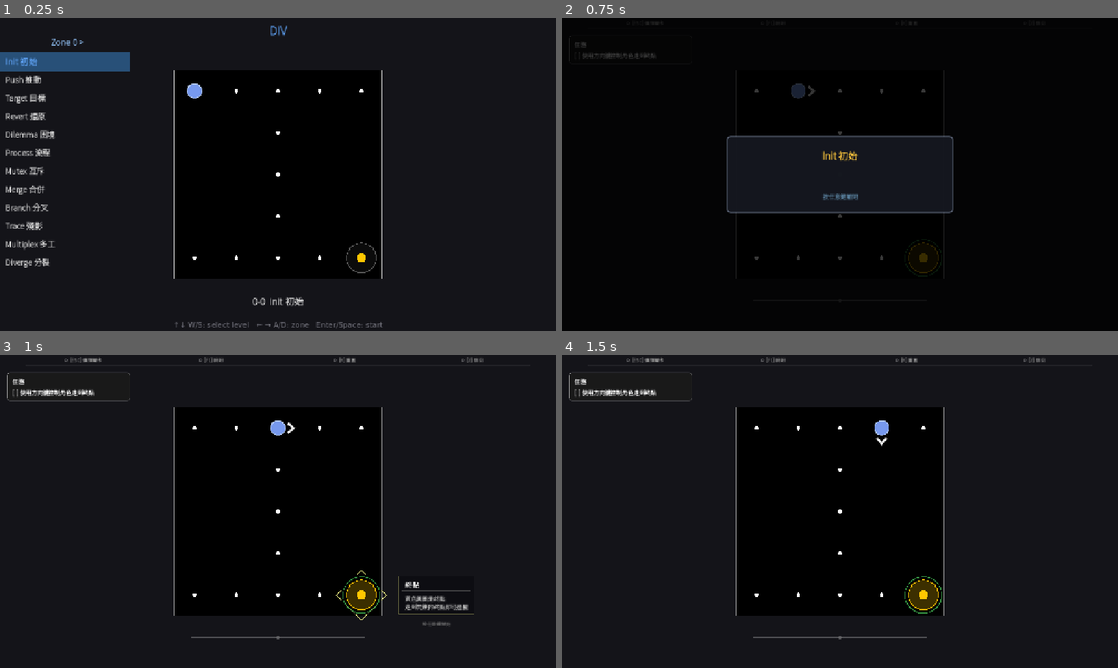
Above: before the commit, frames 1-4 (two rows, left to right).
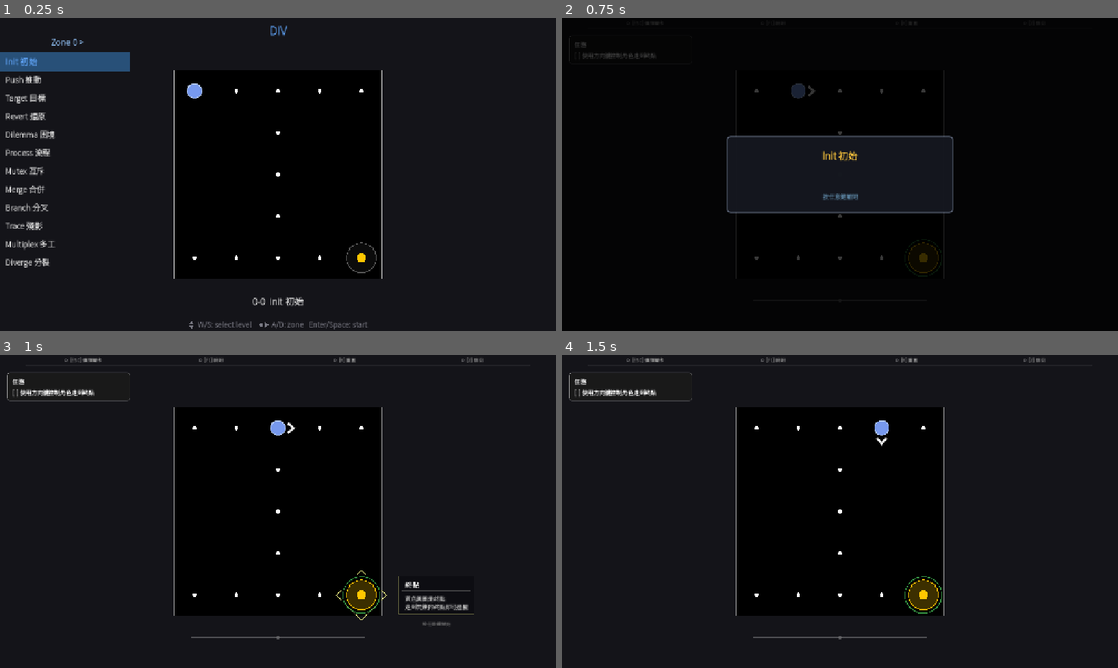
Above: after the commit, the same moments.

Repository: Periodev/DIV
Game: Godot game, scene res://scenes/main.tscn
The game is run twice, just before and just after one commit, with the same random seed, the same clock (stepped at 60 frames per second) and the same inputs.
Inputs:
- Up to frame 1 (0.25 s): no input
- Up to frame 2 (0.75 s): tap Enter at 0.5, 0.6 s; hold D from 0.53 s (still down)
- Up to frame 3 (1 s): keep holding D; tap Space at 0.77 s; tap Keypad Enter at 0.8 s
- Up to frame 4 (1.5 s): tap Space at 1.07 s; release D at 1.28 s; hold S from 1.28 s (still down); tap Keypad Enter at 1.35 s

The runs differ from the first frame. In frame 1, 0.3% of the frame differs, in the area x 31-69%, y 96-100%; in frame 2, nothing differs; in frame 3, nothing differs; in frame 4, nothing differs.

Commit message:
LevelSelect: draw arrow hints as triangles (draw_polygon) — works on web
Removes SystemFont dependency; replaces Unicode arrows with geometry
so rendering is consistent on all platforms including web export.

Co-Authored-By: Claude Sonnet 4.6 <noreply@anthropic.com>

Diff:
--- a/godot/scripts/LevelSelect.gd
+++ b/godot/scripts/LevelSelect.gd
@@ -35,7 +35,6 @@
 
 var current_zone: int = 0
 var current_index: int = 0
-var _sys_font: Font = null
 
 
 func _ready() -> void:
@@ -89,8 +88,7 @@
 	_draw_text_td("DIV", w * 0.5, TITLE_CY, TITLE_C, 27, HORIZONTAL_ALIGNMENT_CENTER, true)
 	_draw_panel()
 
-	var footer: String = "↑↓ W/S: select level   ← → A/D: zone   Enter/Space: start"
-	_draw_text_td(footer, w * 0.5, FOOTER_CY, MUTED_C, 17, HORIZONTAL_ALIGNMENT_CENTER, true, _get_sys_font())
+	_draw_footer(w * 0.5, FOOTER_CY)
 	_draw_preview_label()
 
 
@@ -154,12 +152,52 @@
 	)
 
 
-func _get_sys_font() -> Font:
-	if _sys_font == null:
-		var sf := SystemFont.new()
-		sf.font_names = PackedStringArray(["Segoe UI", "Arial", "Helvetica", "DejaVu Sans"])
-		_sys_font = sf
-	return _sys_font
+func _draw_footer(cx: float, cy: float) -> void:
+	var fs := 17
+	var font: Font = ThemeDB.fallback_font
+	if font == null:
+		return
+	var r := 4.5
+	var seg1 := "  W/S: select level    "
+	var seg2 := "  A/D: zone   Enter/Space: start"
+	var w1 := font.get_string_size(seg1, HORIZONTAL_ALIGNMENT_LEFT, -1.0, fs).x
+	var w2 := font.get_string_size(seg2, HORIZONTAL_ALIGNMENT_LEFT, -1.0, fs).x
+	var pair_vw := r * 2.8   # ↑↓ pair width
+	var pair_hw := r * 5.0   # ← → pair width
+	var total_w := pair_vw + w1 + pair_hw + w2
+	var x := cx - total_w * 0.5
+	var baseline := cy + fs * 0.35
+	# ↑↓
+	_draw_tri_v(x + r * 1.4, cy - r - 1.0, r, true, MUTED_C)
+	_draw_tri_v(x + r * 1.4, cy + r + 1.0, r, false, MUTED_C)
+	x += pair_vw
+	draw_string(font, Vector2(x, baseline), seg1, HORIZONTAL_ALIGNMENT_LEFT, -1.0, fs, MUTED_C)
+	x += w1
+	# ← →
+	_draw_tri_h(x + r * 1.4, cy, r, true, MUTED_C)
+	_draw_tri_h(x + r * 1.4 + r * 3.2, cy, r, false, MUTED_C)
+	x += pair_hw
+	draw_string(font, Vector2(x, baseline), seg2, HORIZONTAL_ALIGNMENT_LEFT, -1.0, fs, MUTED_C)
+
+
+func _draw_tri_v(px: float, py: float, r: float, up: bool, color: Color) -> void:
+	var s := r * 1.2
+	var pts: PackedVector2Array
+	if up:
+		pts = PackedVector2Array([Vector2(px, py - r), Vector2(px + s, py + r), Vector2(px - s, py + r)])
+	else:
+		pts = PackedVector2Array([Vector2(px, py + r), Vector2(px + s, py - r), Vector2(px - s, py - r)])
+	draw_polygon(pts, PackedColorArray([color, color, color]))
+
+
+func _draw_tri_h(px: float, py: float, r: float, left: bool, color: Color) -> void:
+	var s := r * 1.2
+	var pts: PackedVector2Array
+	if left:
+		pts = PackedVector2Array([Vector2(px - r, py), Vector2(px + r, py - s), Vector2(px + r, py + s)])
+	else:
+		pts = PackedVector2Array([Vector2(px + r, py), Vector2(px - r, py - s), Vector2(px - r, py + s)])
+	draw_polygon(pts, PackedColorArray([color, color, color]))
 
 
 func _draw_text_td(
@@ -169,13 +207,11 @@
 	color: Color,
 	font_size: int,
 	align: int = HORIZONTAL_ALIGNMENT_LEFT,
-	center_y: bool = false,
-	font: Font = null
+	center_y: bool = false
 ) -> void:
 	if text == "":
 		return
-	if font == null:
-		font = ThemeDB.fallback_font
+	var font: Font = ThemeDB.fallback_font
 	if font == null:
 		return
 	var text_w: float = font.get_string_size(text, HORIZONTAL_ALIGNMENT_LEFT, -1.0, font_size).x
